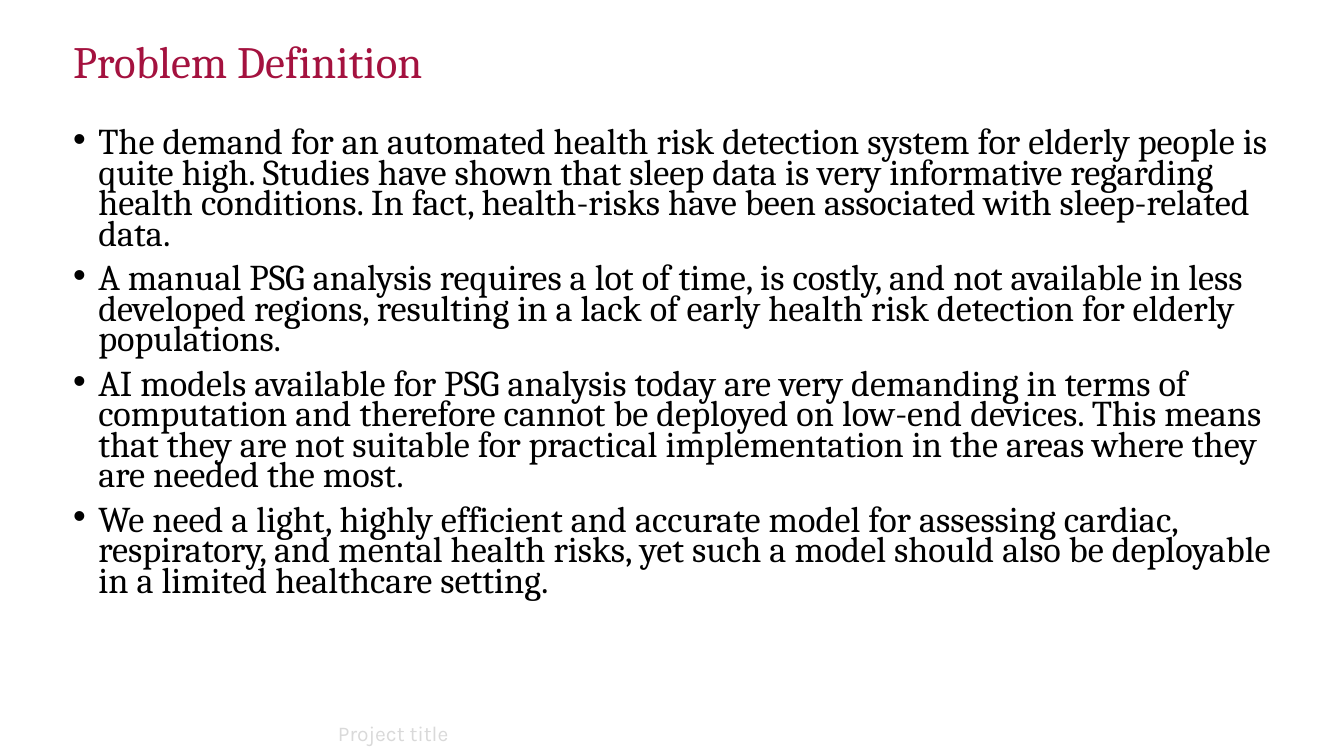
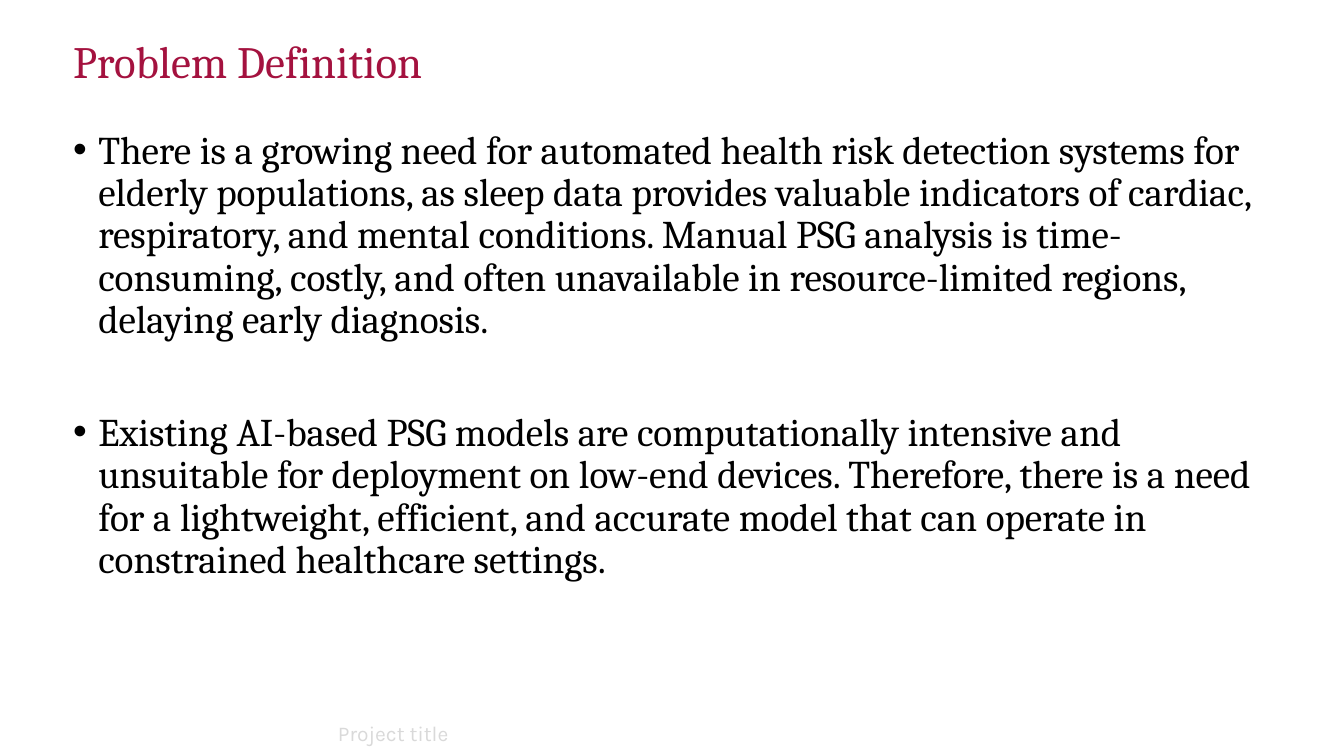
Before and after one commit to Giriiri-g/Sleep-Staging, a slide deck: slide 4 of reports/Phase 1/Phase1_47.pptx. Drawn at 1344x756 pixels with LibreOffice and Linux fonts; fonts in the diff are those of the drawing; background and template pictures are left out. Boxes give left, top, right and bottom in pixels: in the first picture for what was removed or moved away, otherwise in the second. Text is boxed around its words. In the diff, an @@ line names an element or a change of style, - is before the commit and + after.

```diff
--- a/reports/Phase 1/Phase1_47.pptx
+++ b/reports/Phase 1/Phase1_47.pptx
@@ text at bbox=[98, 136, 1252, 582]: text changed; size 25.9 to 28 pt @@
-• The‍‌‍‍‌ demand for an automated health risk detection system for elderly people is quite high. Studies have shown that sleep data is very informative regarding health conditions. In fact, health-risks have been associated with sleep-related data.
-• A manual PSG analysis requires a lot of time, is costly, and not available in less developed regions, resulting in a lack of early health risk detection for elderly populations.
-• AI models available for PSG analysis today are very demanding in terms of computation and therefore cannot be deployed on low-end devices. This means that they are not suitable for practical implementation in the areas where they are needed the most.
-• We need a light, highly efficient and accurate model for assessing cardiac, respiratory, and mental health risks, yet such a model should also be deployable in a limited healthcare ‍‌‍‍‌setting.
+• There is a growing need for automated health risk detection systems for elderly populations, as sleep data provides valuable indicators of cardiac, respiratory, and mental conditions. Manual PSG analysis is time-consuming, costly, and often unavailable in resource-limited regions, delaying early diagnosis.
+• Existing AI-based PSG models are computationally intensive and unsuitable for deployment on low-end devices. Therefore, there is a need for a lightweight, efficient, and accurate model that can operate in constrained healthcare settings.
```
Also in this commit, not shown: 3 other slides changed, 7 slides added, 3 slides removed, 58 other files.
